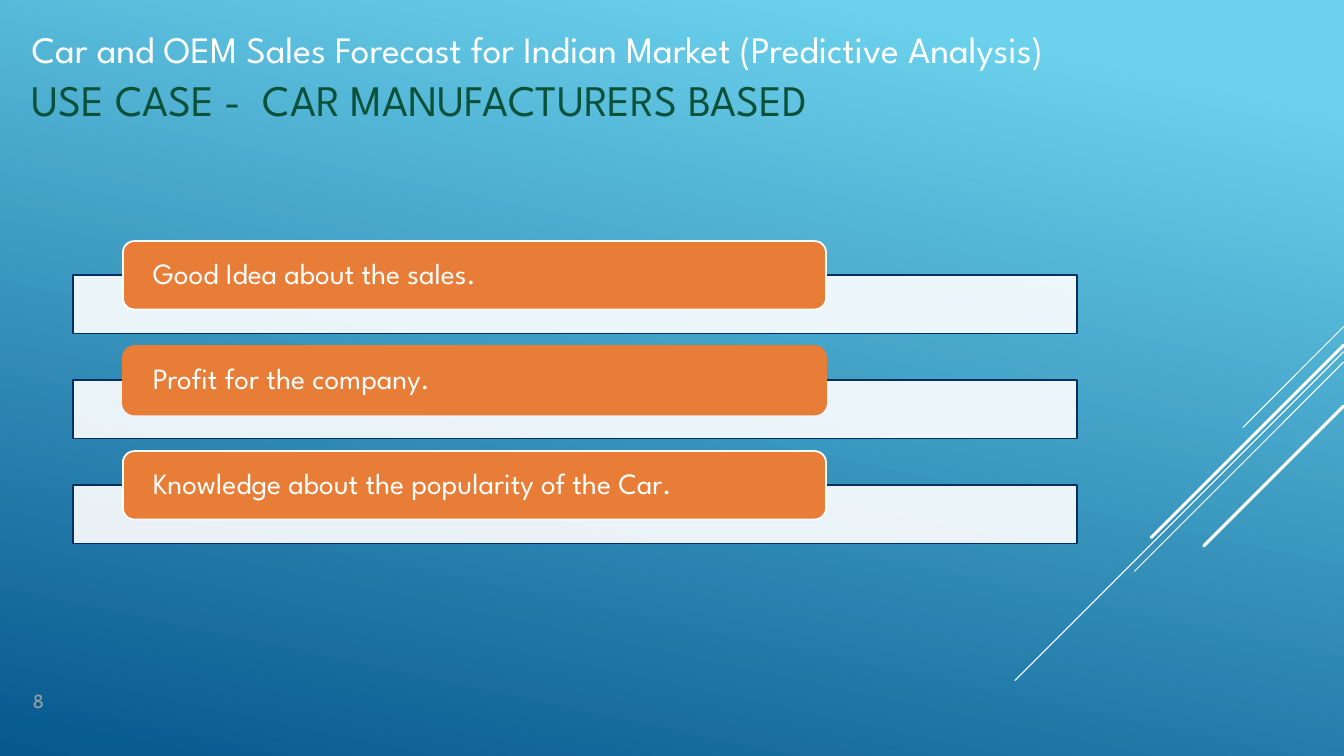
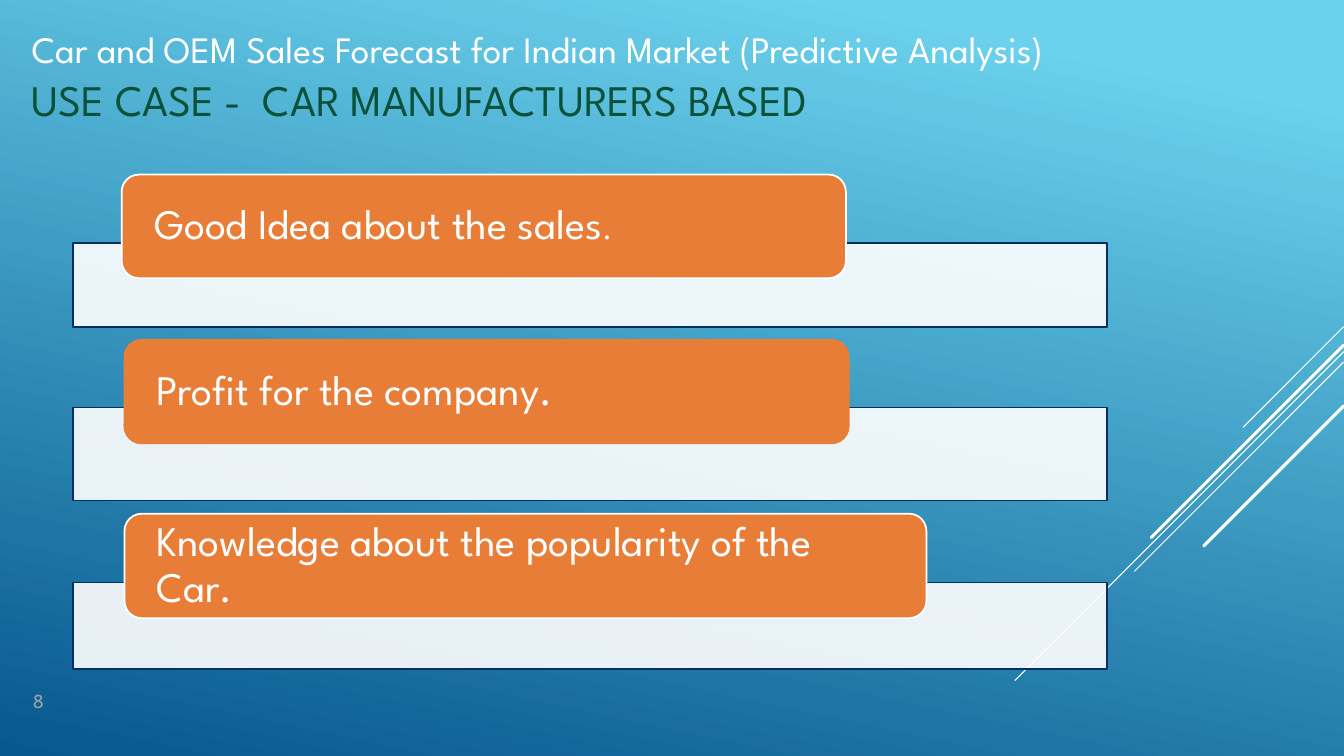
Before and after one commit to ankitparichha/NEWR, a slide deck: slide 8 of NEWPPT.pptx. Drawn at 1344x756 pixels with LibreOffice and Linux fonts; fonts in the diff are those of the drawing. Boxes give left, top, right and bottom in pixels: in the first picture for what was removed or moved away, otherwise in the second. Text is boxed around its words. In the diff, an @@ line names an element or a change of style, - is before the commit and + after.

```diff
--- a/NEWPPT.pptx
+++ b/NEWPPT.pptx
@@ rounded rectangle: place and size @@
-rounded rectangle at (123,241,827,310)
+rounded rectangle at (122,174,847,278)
@@ text "Good Idea about the sales.": place and size @@
-text "Good Idea about the sales." at (153,263,475,285)
+text "Good Idea about the sales." at (154,210,602,240)
@@ text "Good Idea about the sales." at (154,210,602,240): size 21 to 30 pt; size 21 to 22 pt in "sales."; more space between paragraphs @@
@@ rectangle: place and size @@
-rectangle at (73,275,1078,334)
+rectangle at (73,243,1108,327)
@@ rounded rectangle: place and size @@
-rounded rectangle at (123,346,827,414)
+rounded rectangle at (124,340,849,444)
@@ text "Profit for the company." at (157,375,553,414): size 21 to 30 pt; more space between paragraphs @@
@@ rectangle: place and size @@
-rectangle at (73,380,1078,439)
+rectangle at (73,407,1108,500)
@@ rounded rectangle: place and size @@
-rounded rectangle at (123,452,827,520)
+rounded rectangle at (124,514,927,619)
@@ text "Knowledge about the popularity of ..." at (157,514,811,603): size 21 to 30 pt; more space between paragraphs @@
@@ text "Knowledge about the popularity of ...": place and size @@
-text "Knowledge about the popularity of ..." at (153,473,671,501)
+text "Knowledge about the popularity of ..." at (157,514,811,603)
@@ rectangle: place and size @@
-rectangle at (73,485,1078,543)
+rectangle at (73,583,1108,669)
```
Also in this commit, not shown: 6 other slides changed.
